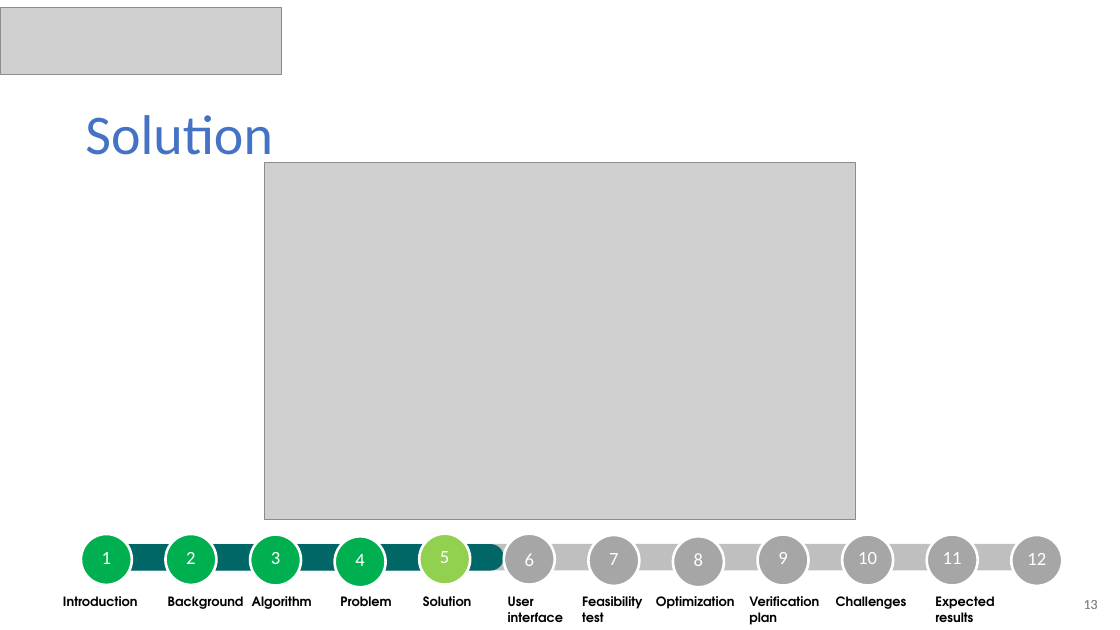
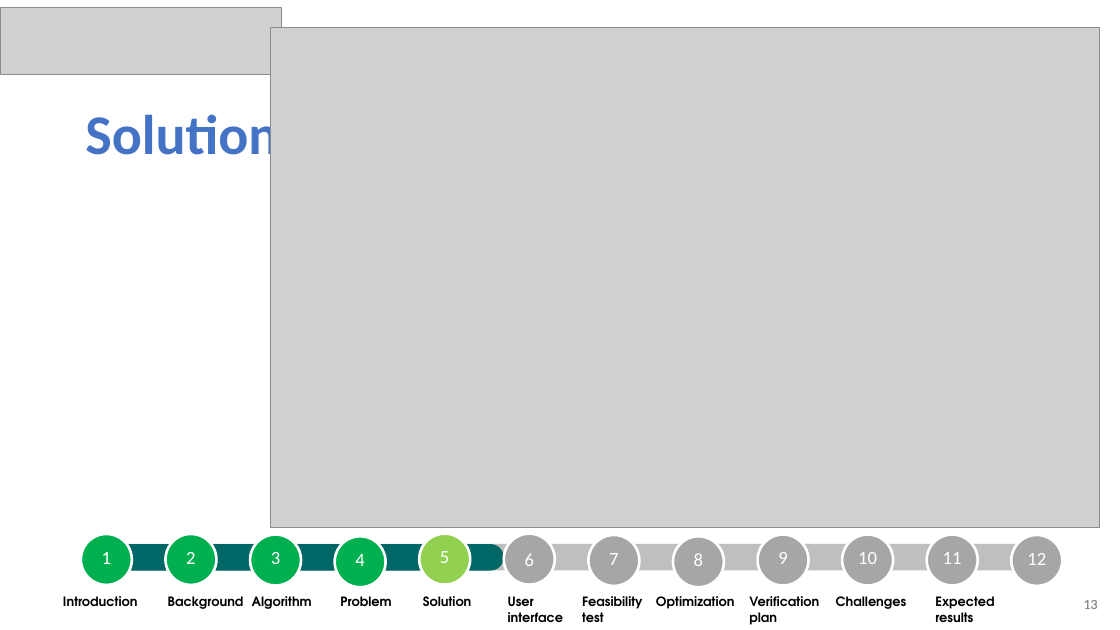
Before and after one commit to ommersh/Final-Project, a slide deck: slide 13 of Capstone Project Phase A–23-2-D-17.pptx. Drawn at 1120x630 pixels with LibreOffice and Linux fonts; fonts in the diff are those of the drawing; grey boxes stand for pictures. Boxes give left, top, right and bottom in pixels: in the first picture for what was removed or moved away, otherwise in the second. Text is boxed around its words. In the diff, an @@ line names an element or a change of style, - is before the commit and + after.

```diff
--- a/Capstone Project Phase A–23-2-D-17.pptx
+++ b/Capstone Project Phase A–23-2-D-17.pptx
@@ picture: place and size @@
-picture at bbox=[264, 162, 856, 519]
+picture at bbox=[271, 27, 1099, 527]
@@ title "Solution" at bbox=[85, 108, 278, 168]: bold on @@
```
Also in this commit, not shown: 22 other slides changed.
